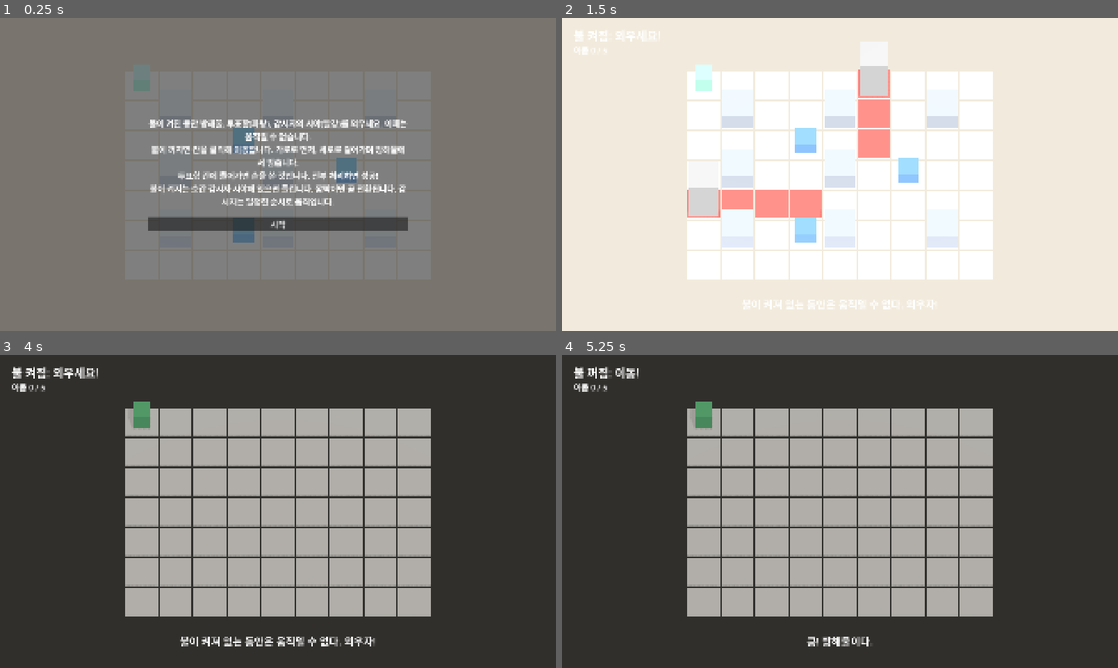
Above: before the commit, frames 1-4 (two rows, left to right).
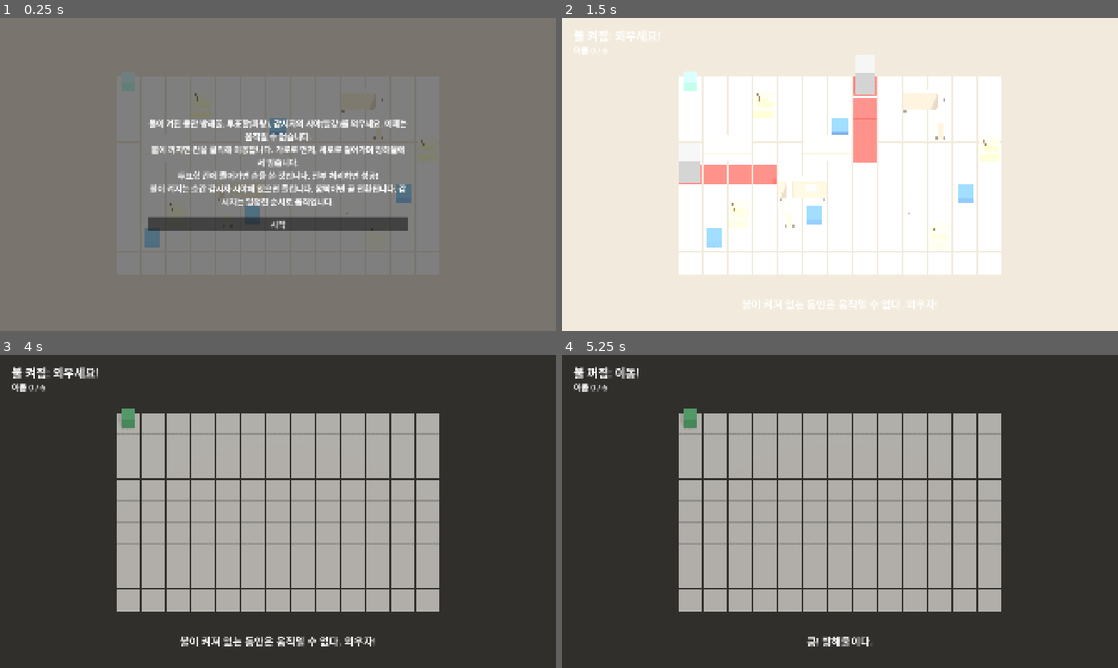
Above: after the commit, the same moments.

Repository: hahaha13791/mincho-game
Game: Godot game, scene res://minigames/owl_ballot/owl_ballot.tscn
The game is run twice, just before and just after one commit, with the same random seed, the same clock (stepped at 60 frames per second) and the same inputs. This scene is started directly instead of the project's main scene.
Inputs (mouse positions are in pixels of both pictures, inside the frame that each line leads up to):
- Up to frame 1 (0.25 s): no input
- Up to frame 2 (1.5 s): click "시작" at 0.5 s; tap Enter at 1.25 s; move the mouse to (962, 158) at 1.27 s; click (962, 158) at 1.42 s
- Up to frame 3 (4 s): tap Space at 2, 3.5 s; move the mouse to (166, 527) at 2.02 s; click (166, 527) at 2.17 s; tap Enter at 2.75 s; move the mouse to (333, 442) at 2.77 s; click (333, 442) at 2.92 s; move the mouse to (250, 574) at 3.52 s; click (250, 574) at 3.67 s
- Up to frame 4 (5.25 s): tap Enter at 4.25 s; move the mouse to (1006, 558) at 4.27 s; click (1006, 558) at 4.42 s; tap Space at 5 s; move the mouse to (673, 464) at 5.02 s; click (673, 464) at 5.17 s

The runs differ from the first frame. In frame 1, 1.4% of the frame differs, in the area x 22-77%, y 19-74%; in frame 2, 16%, in the area x 21-79%, y 7-84%; in frame 3, 12%; in frame 4, 12%.

Commit message:
feat(owl_ballot): 엄폐물을 상자 더미·개표 테이블·ㄱ자 칸막이로, 맵을 13x9로 확장
- owl_level: '#' 문자열 맵 대신 모양 카탈로그(SHAPES)와 엄폐물 목록(PIECES: 종류·위치·회전).
  규칙이 쓰는 문자열 맵은 map()이 만든다
- 엄폐물 겉모습은 props/ 서브씬, 색은 owl_prop.gd가 노드 이름으로 팔레트에서 고름
- 투표함 4개, 불 꺼짐 6회. 막힌 칸 바닥을 어둡게 표시
- 테스트: 엄폐물 범위·겹침·필수 칸 검사 추가, 클리어 가능 경로 검사 통과

Co-Authored-By: Claude Opus 5.5 <noreply@anthropic.com>

Diff:
--- a/common/style/palette.gd
+++ b/common/style/palette.gd
@@ -8,6 +8,8 @@
 @export var paper: Color = Color("faf7f0")
 @export var doll: Color = Color("f4f4f1") # 얼굴 없는 하얀 인형(인물 기본 몸)
 @export var road: Color = Color("9c9488") # 길. 하얀 인형이 묻히지 않게 어둡게
+@export var furniture: Color = Color("a89f91") # 책상·칸막이 같은 가구
+@export var cardboard: Color = Color("d4b98c") # 상자. 반민초 갈색과 헷갈리지 않게 밝게
 @export var accent: Color = Color("f2b84b")
 @export var danger: Color = Color("d9534f")
 @export var ballot_box: Color = Color("5b7fa6")
--- a/minigames/owl_ballot/owl_ballot.gd
+++ b/minigames/owl_ballot/owl_ballot.gd
@@ -8,6 +8,12 @@
 const CONFIG: OwlConfig = preload("res://minigames/owl_ballot/owl_config.tres")
 const WATCHER: PackedScene = preload("res://common/watcher.tscn")
 const CELL: float = 1.2
+## 엄폐물 겉모습 서브씬. 기준 칸이 원점, 회전 전 모양은 +x(열)·+z(행) 방향으로 뻗는다
+const PROPS: Dictionary = {
+	&"crates": preload("res://minigames/owl_ballot/props/crates.tscn"),
+	&"table": preload("res://minigames/owl_ballot/props/table.tscn"),
+	&"partition": preload("res://minigames/owl_ballot/props/partition.tscn"),
+}
 const TUTORIAL_TEXT: String = "불이 켜진 동안 방해물, 투표함(파랑), 감시자의 시야(빨강)를 외우세요. 이때는 움직일 수 없습니다.\n불이 꺼지면 칸을 클릭해 이동합니다. 가로로 먼저, 세로로 걸어가며 방해물에서 멈춥니다.\n투표함 칸에 들어가면 손을 쓴 것입니다. 전부 처리하면 성공!\n불이 켜지는 순간 감시자 시야에 있으면 들킵니다. 깜빡이면 곧 전환됩니다. 감시자는 일정한 순서로 움직입니다."
 
 @export var id: StringName = &"owl_ballot"
@@ -90,7 +96,7 @@
 	_t_left = duration
 	_moving = false
 	_set_lit(true, true)
-	var seen: Array[Vector2i] = OwlRules.all_vision(OwlLevel.MAP, OwlLevel.WATCHERS, _cycle)
+	var seen: Array[Vector2i] = OwlRules.all_vision(OwlLevel.map(), OwlLevel.WATCHERS, _cycle)
 	for c in _vision_tiles:
 		_vision_tiles[c].visible = seen.has(c)
 	for i in _watchers.size():
@@ -134,7 +140,7 @@
 			_moving = false
 			break
 		var next: Vector2i = _cell + d
-		if OwlRules.is_wall(OwlLevel.MAP, next):
+		if OwlRules.is_wall(OwlLevel.map(), next):
 			_moving = false
 			_hint.text = "쿵! 방해물이다."
 			break
@@ -164,7 +170,7 @@
 
 
 func _world(c: Vector2i) -> Vector3:
-	return Vector3((c.x - 4) * CELL, 0.0, (c.y - 3) * CELL)
+	return Vector3((c.x - (OwlLevel.SIZE.x - 1) * 0.5) * CELL, 0.0, (c.y - (OwlLevel.SIZE.y - 1) * 0.5) * CELL)
 
 
 func _pawn_pos(c: Vector2i) -> Vector3:
@@ -172,7 +178,7 @@
 
 
 func _cell_of(p: Vector3) -> Vector2i:
-	return Vector2i(roundi(p.x / CELL) + 4, roundi(p.z / CELL) + 3)
+	return Vector2i(roundi(p.x / CELL + (OwlLevel.SIZE.x - 1) * 0.5), roundi(p.z / CELL + (OwlLevel.SIZE.y - 1) * 0.5))
 
 
 # --- 화면 ---
@@ -212,10 +218,8 @@
 	we.environment = _env
 	add_child(we)
 
-	var rows: int = OwlLevel.MAP.size()
-	var cols: int = OwlLevel.MAP[0].length()
-	for r in rows:
-		for c in cols:
+	for r in OwlLevel.SIZE.y:
+		for c in OwlLevel.SIZE.x:
 			var cell: Vector2i = Vector2i(c, r)
 			var tile: MeshInstance3D = _box(Vector3(CELL * 0.94, 0.1, CELL * 0.94), PALETTE.paper)
 			tile.position = _world(cell) + Vector3(0.0, -0.05, 0.0)
@@ -225,10 +229,15 @@
 			sight.visible = false
 			_props.add_child(sight)
 			_vision_tiles[cell] = sight
-			if OwlLevel.MAP[r][c] == "#":
-				var wall: MeshInstance3D = _box(Vector3(CELL * 0.9, 0.9, CELL * 0.9), PALETTE.iron)
-				wall.position = _world(cell) + Vector3(0.0, 0.45, 0.0)
-				_props.add_child(wall)
+	for piece in OwlLevel.PIECES:
+		var prop: Node3D = PROPS[piece["kind"]].instantiate()
+		prop.position = _world(piece["at"])
+		prop.rotation.y = -int(piece["rot"]) * PI * 0.5 # 칸 회전 (x, y) -> (-y, x)과 같은 방향
+		_props.add_child(prop)
+		for c in OwlLevel.cells(piece): # 막힌 칸 바닥을 어둡게 해 모양이 얇은 물건도 칸이 보이게
+			var shade: MeshInstance3D = _box(Vector3(CELL * 0.94, 0.012, CELL * 0.94), PALETTE.furniture.lightened(0.15))
+			shade.position = _world(c) + Vector3(0.0, 0.006, 0.0)
+			_props.add_child(shade)
 	for b in OwlLevel.BOXES:
 		var bm: MeshInstance3D = _box(Vector3(CELL * 0.6, 0.6, CELL * 0.6), PALETTE.ballot_box)
 		bm.position = _world(b) + Vector3(0.0, 0.3, 0.0)
--- a/minigames/owl_ballot/owl_ballot.tscn
+++ b/minigames/owl_ballot/owl_ballot.tscn
@@ -8,7 +8,7 @@
 [node name="Camera3D" type="Camera3D" parent="."]
 projection = 1
 current = true
-size = 11.0
+size = 15.0
 far = 60.0
 
 [node name="Sun" type="DirectionalLight3D" parent="."]
--- a/minigames/owl_ballot/owl_config.gd
+++ b/minigames/owl_ballot/owl_config.gd
@@ -2,7 +2,7 @@
 extends Resource
 ## 올빼미표 수치. 플레이 테스트로 여기서만 조정한다.
 
-@export var cycles: int = 5 ## 불이 꺼지는 횟수. 이 안에 투표함을 다 처리해야 함
+@export var cycles: int = 6 ## 불이 꺼지는 횟수. 이 안에 투표함을 다 처리해야 함
 @export var first_light: float = 4.0 ## 처음 외우는 시간(초)
 @export var light_time: float = 2.5 ## 이후 불이 켜져 있는 시간
 @export var dark_time: float = 3.5 ## 불이 꺼져 있는(이동 가능한) 시간
--- a/minigames/owl_ballot/owl_level.gd
+++ b/minigames/owl_ballot/owl_level.gd
@@ -1,20 +1,58 @@
 class_name OwlLevel
 extends RefCounted
-## 고정 맵. '#' 방해물, '.' 바닥. 좌표는 Vector2i(열, 행)
+## 고정 맵. 좌표는 Vector2i(열, 행). 엄폐물(PIECES)이 놓인 칸은 이동과 시야를 모두 막는다.
 
-const MAP: Array[String] = [
-	".........",
-	".#..#..#.",
-	".........",
-	".#..#....",
-	".........",
-	".#..#..#.",
-	".........",
+const SIZE: Vector2i = Vector2i(13, 9)
+## 엄폐물 모양: 기준 칸(0,0)에서의 칸 목록. rot은 90도 단위 회전 횟수 (x, y) -> (-y, x)
+const SHAPES: Dictionary = {
+	&"crates": [Vector2i(0, 0)], # 1x1 투표함 운반 상자 더미
+	&"table": [Vector2i(0, 0), Vector2i(1, 0)], # 2x1 개표 테이블
+	&"partition": [Vector2i(0, 0), Vector2i(1, 0), Vector2i(0, 1)], # ㄱ자 칸막이 코너. (0,0)이 꺾인 곳
+}
+const PIECES: Array[Dictionary] = [
+	{"kind": &"crates", "at": Vector2i(3, 1), "rot": 0},
+	{"kind": &"crates", "at": Vector2i(12, 3), "rot": 0},
+	{"kind": &"crates", "at": Vector2i(2, 6), "rot": 0},
+	{"kind": &"crates", "at": Vector2i(10, 7), "rot": 0},
+	{"kind": &"table", "at": Vector2i(1, 3), "rot": 0},
+	{"kind": &"table", "at": Vector2i(5, 3), "rot": 0},
+	{"kind": &"table", "at": Vector2i(9, 5), "rot": 1}, # (9,5),(9,6)
+	{"kind": &"partition", "at": Vector2i(4, 5), "rot": 0}, # (4,5),(5,5),(4,6)
+	{"kind": &"partition", "at": Vector2i(10, 1), "rot": 1}, # (10,1),(10,2),(9,1)
 ]
 const START: Vector2i = Vector2i(0, 0)
-const BOXES: Array[Vector2i] = [Vector2i(3, 2), Vector2i(6, 3), Vector2i(3, 5)]
-## 감시자: path = 불이 켜질 때마다 한 칸씩 다음 위치(순환), range = 시야 칸 수. 바라보는 방향 = 다음 위치 쪽
+const BOXES: Array[Vector2i] = [Vector2i(6, 2), Vector2i(11, 5), Vector2i(1, 7), Vector2i(5, 6)]
+## 감시자: path = 불이 켜질 때마다 다음 위치(순환), range = 시야 칸 수. 바라보는 방향 = 다음 위치 쪽
 const WATCHERS: Array[Dictionary] = [
-	{"path": [Vector2i(5, 0), Vector2i(5, 2), Vector2i(5, 4), Vector2i(5, 6), Vector2i(5, 4), Vector2i(5, 2)], "range": 2},
-	{"path": [Vector2i(0, 4), Vector2i(3, 4), Vector2i(6, 4), Vector2i(8, 4), Vector2i(6, 4), Vector2i(3, 4)], "range": 3},
+	{"path": [Vector2i(7, 0), Vector2i(7, 2), Vector2i(7, 4), Vector2i(7, 6), Vector2i(7, 8), Vector2i(7, 6), Vector2i(7, 4), Vector2i(7, 2)], "range": 3},
+	{"path": [Vector2i(0, 4), Vector2i(3, 4), Vector2i(6, 4), Vector2i(9, 4), Vector2i(12, 4), Vector2i(9, 4), Vector2i(6, 4), Vector2i(3, 4)], "range": 3},
 ]
+
+static var _map: Array[String] = []
+
+
+static func cells(piece: Dictionary) -> Array[Vector2i]:
+	var out: Array[Vector2i] = []
+	for o in SHAPES[piece["kind"]]:
+		var c: Vector2i = o
+		for i in int(piece["rot"]) % 4:
+			c = Vector2i(-c.y, c.x)
+		out.append(piece["at"] + c)
+	return out
+
+
+## OwlRules가 쓰는 문자열 맵('#' 막힘, '.' 바닥)
+static func map() -> Array[String]:
+	if _map.is_empty():
+		var rows: Array[PackedStringArray] = []
+		for r in SIZE.y:
+			var row: PackedStringArray = PackedStringArray()
+			row.resize(SIZE.x)
+			row.fill(".")
+			rows.append(row)
+		for p in PIECES:
+			for c in cells(p):
+				rows[c.y][c.x] = "#"
+		for row in rows:
+			_map.append("".join(row))
+	return _map
--- /dev/null
+++ b/minigames/owl_ballot/props/crates.tscn
@@ -0,0 +1,27 @@
+[gd_scene load_steps=5 format=3]
+
+[ext_resource type="Script" path="res://minigames/owl_ballot/props/owl_prop.gd" id="1"]
+
+[sub_resource type="BoxMesh" id="big"]
+size = Vector3(0.95, 0.6, 0.85)
+
+[sub_resource type="BoxMesh" id="mid"]
+size = Vector3(0.7, 0.5, 0.6)
+
+[sub_resource type="BoxMesh" id="small"]
+size = Vector3(0.45, 0.35, 0.45)
+
+[node name="Crates" type="Node3D"]
+script = ExtResource("1")
+
+[node name="CardboardBig" type="MeshInstance3D" parent="."]
+transform = Transform3D(1, 0, 0, 0, 1, 0, 0, 0, 1, -0.05, 0.3, 0.05)
+mesh = SubResource("big")
+
+[node name="CardboardMid" type="MeshInstance3D" parent="."]
+transform = Transform3D(0.985, 0, -0.174, 0, 1, 0, 0.174, 0, 0.985, 0.05, 0.85, -0.05)
+mesh = SubResource("mid")
+
+[node name="CardboardSmall" type="MeshInstance3D" parent="."]
+transform = Transform3D(0.94, 0, 0.342, 0, 1, 0, -0.342, 0, 0.94, -0.08, 1.275, 0.02)
+mesh = SubResource("small")
--- /dev/null
+++ b/minigames/owl_ballot/props/owl_prop.gd
@@ -0,0 +1,24 @@
+extends Node3D
+## 엄폐물 겉모습 공용 스크립트. 색은 씬에 쓰지 않고, 메시 노드 이름 앞부분으로 팔레트 색을 고른다.
+## Cardboard = 상자, Wood = 가구, Frame = 가구 다리·받침, Cloth = 테이블보, Paper = 종이
+
+const PALETTE: Palette = preload("res://common/style/palette.tres")
+
+
+func _ready() -> void:
+	for m in find_children("*", "MeshInstance3D", true, false):
+		var mat: StandardMaterial3D = StandardMaterial3D.new()
+		mat.albedo_color = _color(m.name)
+		(m as MeshInstance3D).material_override = mat
+
+
+func _color(node_name: String) -> Color:
+	if node_name.begins_with("Cardboard"):
+		return PALETTE.cardboard
+	if node_name.begins_with("Frame"):
+		return PALETTE.furniture.darkened(0.35)
+	if node_name.begins_with("Cloth"):
+		return PALETTE.furniture.lightened(0.25)
+	if node_name.begins_with("Paper"):
+		return PALETTE.paper
+	return PALETTE.furniture
--- /dev/null
+++ b/minigames/owl_ballot/props/partition.tscn
@@ -0,0 +1,45 @@
+[gd_scene load_steps=7 format=3]
+
+[ext_resource type="Script" path="res://minigames/owl_ballot/props/owl_prop.gd" id="1"]
+
+[sub_resource type="BoxMesh" id="panel_a"]
+size = Vector3(2.3, 1.6, 0.24)
+
+[sub_resource type="BoxMesh" id="panel_b"]
+size = Vector3(0.24, 1.6, 1.75)
+
+[sub_resource type="BoxMesh" id="foot_x"]
+size = Vector3(0.12, 0.15, 0.5)
+
+[sub_resource type="BoxMesh" id="foot_z"]
+size = Vector3(0.5, 0.15, 0.12)
+
+[sub_resource type="BoxMesh" id="notice"]
+size = Vector3(0.5, 0.65, 0.02)
+
+[node name="Partition" type="Node3D"]
+script = ExtResource("1")
+
+[node name="WoodPanelA" type="MeshInstance3D" parent="."]
+transform = Transform3D(1, 0, 0, 0, 1, 0, 0, 0, 1, 0.6, 0.95, 0)
+mesh = SubResource("panel_a")
+
+[node name="WoodPanelB" type="MeshInstance3D" parent="."]
+transform = Transform3D(1, 0, 0, 0, 1, 0, 0, 0, 1, 0, 0.95, 0.925)
+mesh = SubResource("panel_b")
+
+[node name="FrameFootA1" type="MeshInstance3D" parent="."]
+transform = Transform3D(1, 0, 0, 0, 1, 0, 0, 0, 1, -0.45, 0.075, 0)
+mesh = SubResource("foot_x")
+
+[node name="FrameFootA2" type="MeshInstance3D" parent="."]
+transform = Transform3D(1, 0, 0, 0, 1, 0, 0, 0, 1, 1.65, 0.075, 0)
+mesh = SubResource("foot_x")
+
+[node name="FrameFootB" type="MeshInstance3D" parent="."]
+transform = Transform3D(1, 0, 0, 0, 1, 0, 0, 0, 1, 0, 0.075, 1.7)
+mesh = SubResource("foot_z")
+
+[node name="PaperNotice" type="MeshInstance3D" parent="."]
+transform = Transform3D(1, 0, 0, 0, 1, 0, 0, 0, 1, 1.0, 1.1, 0.13)
+mesh = SubResource("notice")
--- /dev/null
+++ b/minigames/owl_ballot/props/table.tscn
@@ -0,0 +1,41 @@
+[gd_scene load_steps=7 format=3]
+
+[ext_resource type="Script" path="res://minigames/owl_ballot/props/owl_prop.gd" id="1"]
+
+[sub_resource type="BoxMesh" id="top"]
+size = Vector3(2.3, 0.08, 1.0)
+
+[sub_resource type="BoxMesh" id="skirt"]
+size = Vector3(2.2, 0.74, 0.9)
+
+[sub_resource type="BoxMesh" id="stack_low"]
+size = Vector3(0.32, 0.06, 0.24)
+
+[sub_resource type="BoxMesh" id="stack_mid"]
+size = Vector3(0.32, 0.12, 0.24)
+
+[sub_resource type="BoxMesh" id="stack_high"]
+size = Vector3(0.32, 0.22, 0.24)
+
+[node name="Table" type="Node3D"]
+script = ExtResource("1")
+
+[node name="WoodTop" type="MeshInstance3D" parent="."]
+transform = Transform3D(1, 0, 0, 0, 1, 0, 0, 0, 1, 0.6, 0.78, 0)
+mesh = SubResource("top")
+
+[node name="ClothSkirt" type="MeshInstance3D" parent="."]
+transform = Transform3D(1, 0, 0, 0, 1, 0, 0, 0, 1, 0.6, 0.37, 0)
+mesh = SubResource("skirt")
+
+[node name="PaperStack1" type="MeshInstance3D" parent="."]
+transform = Transform3D(0.985, 0, -0.174, 0, 1, 0, 0.174, 0, 0.985, 0.1, 0.85, 0.15)
+mesh = SubResource("stack_mid")
+
+[node name="PaperStack2" type="MeshInstance3D" parent="."]
+transform = Transform3D(1, 0, 0, 0, 1, 0, 0, 0, 1, 0.75, 0.93, -0.15)
+mesh = SubResource("stack_high")
+
+[node name="PaperStack3" type="MeshInstance3D" parent="."]
+transform = Transform3D(0.94, 0, 0.342, 0, 1, 0, -0.342, 0, 0.94, 1.3, 0.85, 0.2)
+mesh = SubResource("stack_low")
--- a/minigames/owl_ballot/test_rules.gd
+++ b/minigames/owl_ballot/test_rules.gd
@@ -15,7 +15,7 @@
 	var steps: int = int(cfg.dark_time / cfg.step_time)
 	var states: Dictionary = {[OwlLevel.START, 0]: true} # [칸, 처리한 투표함 비트마스크]
 	for cycle in range(1, cfg.cycles + 1):
-		var seen: Array[Vector2i] = OwlRules.all_vision(OwlLevel.MAP, OwlLevel.WATCHERS, cycle)
+		var seen: Array[Vector2i] = OwlRules.all_vision(OwlLevel.map(), OwlLevel.WATCHERS, cycle)
 		var frontier: Dictionary = states.duplicate()
 		var reach: Dictionary = states.duplicate()
 		for s in steps:
@@ -23,7 +23,7 @@
 			for k in frontier:
 				for d in [Vector2i(1, 0), Vector2i(-1, 0), Vector2i(0, 1), Vector2i(0, -1)]:
 					var c: Vector2i = k[0] + d
-					if OwlRules.is_wall(OwlLevel.MAP, c):
+					if OwlRules.is_wall(OwlLevel.map(), c):
 						continue
 					var mask: int = k[1]
 					var bi: int = OwlLevel.BOXES.find(c)
@@ -44,18 +44,40 @@
 	return false
 
 
+# 엄폐물이 맵 안에 있고, 서로 겹치지 않고, 시작점·투표함·감시자 자리를 덮지 않는다
+func _check_pieces(map: Array[String]) -> void:
+	var used: Dictionary = {}
+	for p in OwlLevel.PIECES:
+		for c in OwlLevel.cells(p):
+			_check(c.x >= 0 and c.y >= 0 and c.x < OwlLevel.SIZE.x and c.y < OwlLevel.SIZE.y, "엄폐물이 맵 밖 %s" % c)
+			_check(not used.has(c), "엄폐물 겹침 %s" % c)
+			used[c] = true
+	var keep: Array[Vector2i] = [OwlLevel.START]
+	keep.append_array(OwlLevel.BOXES)
+	for wd in OwlLevel.WATCHERS:
+		for c in wd["path"]:
+			keep.append(c)
+	for c in keep:
+		_check(not OwlRules.is_wall(map, c), "엄폐물이 막으면 안 되는 칸 %s" % c)
+
+
 func _init() -> void:
-	var map: Array[String] = OwlLevel.MAP
-	_check(OwlRules.is_wall(map, Vector2i(1, 1)), "방해물은 벽")
+	var map: Array[String] = OwlLevel.map()
+	_check(map.size() == OwlLevel.SIZE.y and map[0].length() == OwlLevel.SIZE.x, "맵 크기")
+	var l_cells: Array[Vector2i] = OwlLevel.cells({"kind": &"partition", "at": Vector2i(10, 1), "rot": 1})
+	_check(l_cells == [Vector2i(10, 1), Vector2i(10, 2), Vector2i(9, 1)], "ㄱ자 회전")
+	_check(OwlRules.is_wall(map, Vector2i(3, 1)), "엄폐물 칸은 벽")
 	_check(OwlRules.is_wall(map, Vector2i(-1, 0)), "맵 밖은 벽")
 	_check(not OwlRules.is_wall(map, Vector2i(0, 0)), "바닥은 벽 아님")
-	var w: Dictionary = OwlRules.watcher_at(OwlLevel.WATCHERS[0]["path"], 0)
-	_check(w["pos"] == Vector2i(5, 0) and w["dir"] == Vector2i(0, 1), "감시자 첫 위치와 방향")
-	_check(OwlRules.watcher_at(OwlLevel.WATCHERS[0]["path"], 6)["pos"] == Vector2i(5, 0), "경로는 순환")
+	_check_pieces(map)
+	var path0: Array = OwlLevel.WATCHERS[0]["path"]
+	var w: Dictionary = OwlRules.watcher_at(path0, 0)
+	_check(w["pos"] == path0[0] and w["dir"] == Vector2i((path0[1] - path0[0]).sign()), "감시자 첫 위치와 방향")
+	_check(OwlRules.watcher_at(path0, path0.size())["pos"] == path0[0], "경로는 순환")
 	var v: Array[Vector2i] = OwlRules.vision(map, Vector2i(5, 0), Vector2i(0, 1), 2)
 	_check(v == [Vector2i(5, 0), Vector2i(5, 1), Vector2i(5, 2)], "시야는 감시자 칸 + range칸")
-	var blocked: Array[Vector2i] = OwlRules.vision(map, Vector2i(4, 0), Vector2i(0, 1), 3)
-	_check(blocked == [Vector2i(4, 0)], "방해물에서 시야가 끊김")
+	var blocked: Array[Vector2i] = OwlRules.vision(map, Vector2i(3, 0), Vector2i(0, 1), 3)
+	_check(blocked == [Vector2i(3, 0)], "엄폐물에서 시야가 끊김")
 	_check(not OwlRules.is_near(Vector2i(7, 0), v), "시야에서 두 칸 떨어지면 들킬 뻔한 것 아님")
 	_check(OwlRules.is_near(Vector2i(6, 1), v), "시야 바로 옆은 들킬 뻔함")
 	_check(OwlRules.judge(false, false) == Grade.Rank.CAUGHT, "미완료는 적발")
Not shown, added: minigames/owl_ballot/props/owl_prop.gd.uid
